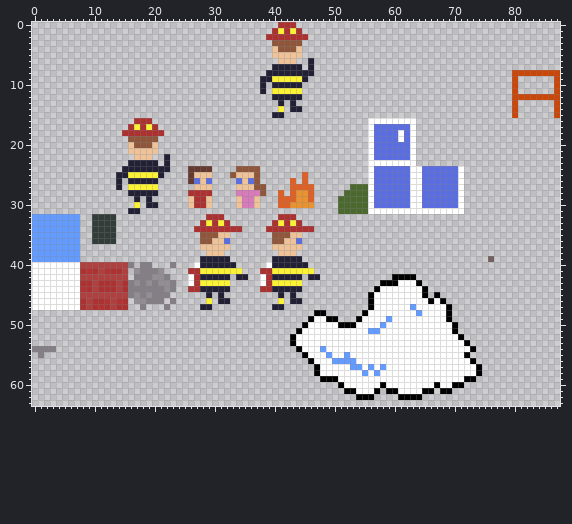
Two states of a sprite sheet, ASSETS/Tiles/tileset.png. Above is the file before it was changed.
The file is 88x64 pixels. Colours within 5 levels of each other are drawn and written as one.
After:
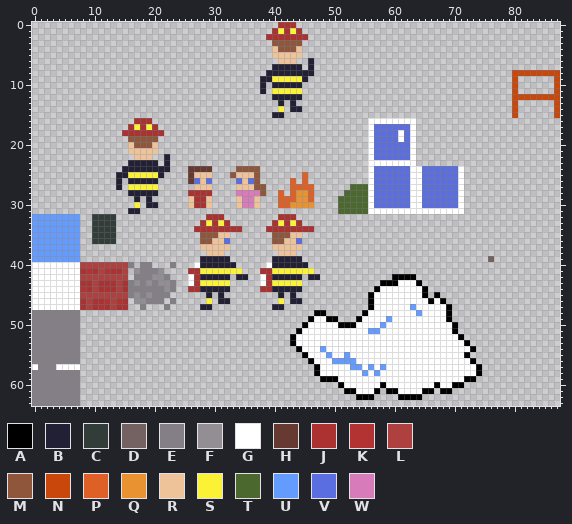
Palette (. is transparent): A #000000  B #222034  C #323c39  D #746262  E #847e87  F #928e94  G #ffffff  H #663931  J #ac3232  K #b33232  L #ae4040  M #8f563b  N #c9470b  P #df6026  Q #e99231  R #eec39a  S #fbf236  T #4b692f  U #639bff  V #5b6ee1  W #d77bba
What changed:
@@ x 0..9 @@
 47 GGGGGGGGJL
-48 ..........
-49 ..........
-50 ..........
-51 ..........
-52 ..........
-53 ..........
-54 EEEE......
-55 .E........
-56 ..........
-57 ..........
-58 ..........
-59 ..........
-60 ..........
-61 ..........
-62 ..........
-63 ..........
+48 EEEEEEEE..
+49 EEEEEEEE..
+50 EEEEEEEE..
+51 EEEEEEEE..
+52 EEEEEEEE..
+53 EEEEEEEE..
+54 EEEEEEEE..
+55 EEEEEEEE..
+56 EEEEEEEE..
+57 GEEEGGGG..
+58 EEEEEEEE..
+59 EEEEEEEE..
+60 EEEEEEEE..
+61 EEEEEEEE..
+62 EEEEEEEE..
+63 EEEEEEEE..
Where, in picture pixels (left, top, right, bottom), the same in both pictures:
added: (32, 310, 80, 406)
